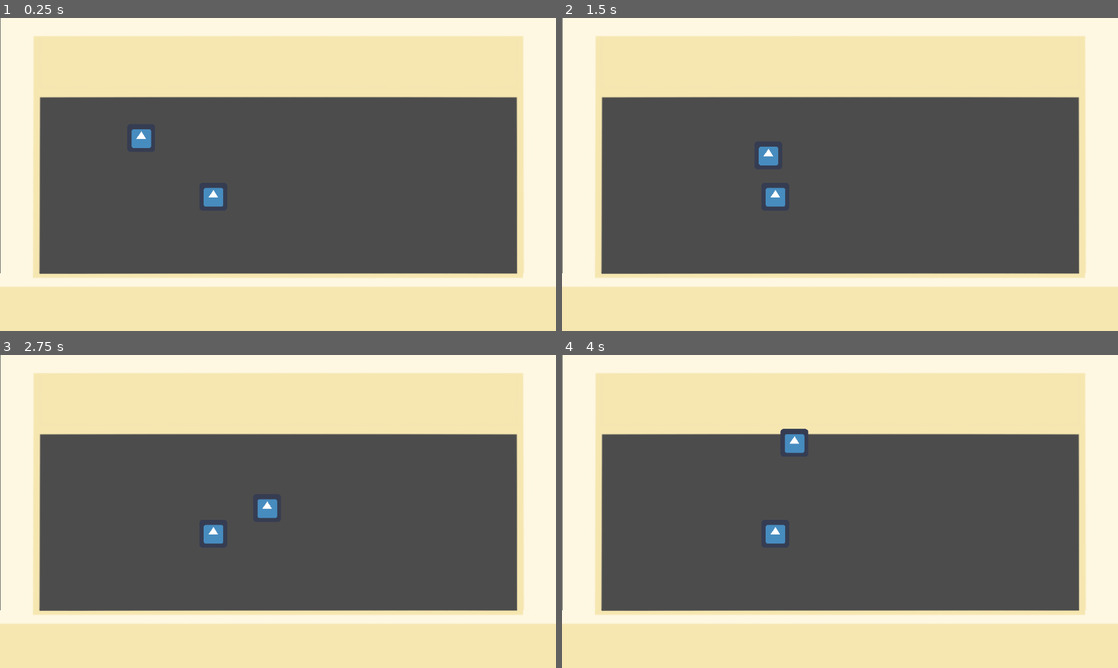
Above: before the commit, frames 1-4 (two rows, left to right).
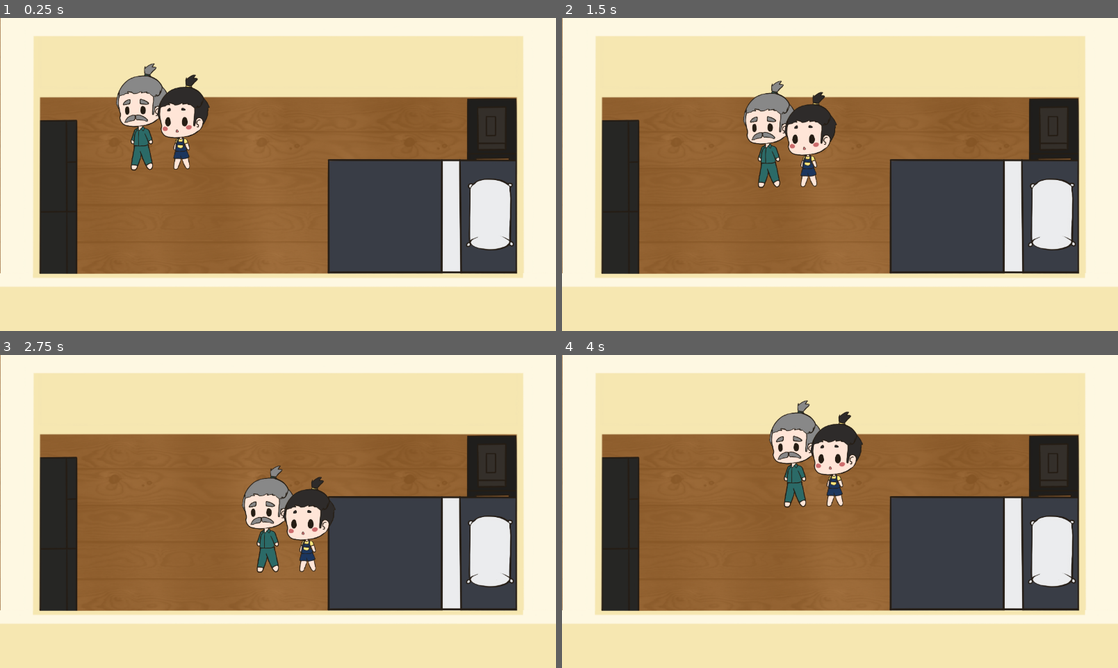
Above: after the commit, the same moments.

Repository: pcchiu96/Protocol-Phorest-1-A
Game: Godot game, scene res://Rooms/Room.tscn
Same seed, same stepped clock (60 frames per second), same inputs: the game is played once before the commit and once after it. The engine's default icon, where the game draws it, is replaced by a stand-in: a white triangle on a blue panel in a dark square.
Inputs (mouse positions are in pixels of both pictures, inside the frame that each line leads up to):
- Up to frame 1 (0.25 s): no input
- Up to frame 2 (1.5 s): tap Enter at 0.5 s; move the mouse to (962, 158) at 0.52 s; hold D (right) 0.53-1.28 s; move the mouse to (728, 190) at 1.27 s; hold S (down) from 1.28 s (still down)
- Up to frame 3 (2.75 s): move the mouse to (333, 442) at 2.02 s; release S (down) at 2.03 s; hold D (right) from 2.03 s (still down)
- Up to frame 4 (4 s): move the mouse to (812, 574) at 2.77 s; release D (right) at 2.78 s; hold W (up) 2.78-3.53 s; move the mouse to (1006, 558) at 3.52 s; hold A (left) from 3.53 s (still down)

The runs differ from the first frame. In frame 1, 40% of the frame differs, in the area x 0-93%, y 0-82%; in frame 2, 40%; in frame 3, 40%; in frame 4, 40%.

Commit message:
added old man and kid sprite

Diff:
--- a/Rooms/Room.tscn
+++ b/Rooms/Room.tscn
@@ -1,15 +1,59 @@
-[gd_scene load_steps=11 format=2]
+[gd_scene load_steps=20 format=2]
 
-[ext_resource path="res://icon.png" type="Texture" id=1]
+[ext_resource path="res://Assets/old-man-wlak-1.png" type="Texture" id=1]
 [ext_resource path="res://Player/Old Man.gd" type="Script" id=2]
 [ext_resource path="res://Assets/bedroom-top-and-sides.png" type="Texture" id=3]
 [ext_resource path="res://Assets/bedroom-bottom-wall.png" type="Texture" id=4]
+[ext_resource path="res://Assets/bedroom-floor.png" type="Texture" id=5]
+[ext_resource path="res://Assets/bedroom-bed.png" type="Texture" id=6]
+[ext_resource path="res://Assets/bedroom-alarm.png" type="Texture" id=7]
+[ext_resource path="res://Assets/bedroom-closet.png" type="Texture" id=8]
+[ext_resource path="res://Assets/kid-walk-1.png" type="Texture" id=9]
 
 [sub_resource type="RectangleShape2D" id=1]
-extents = Vector2( 30.5, 30.5 )
+extents = Vector2( 30, 40 )
 
-[sub_resource type="RectangleShape2D" id=2]
-extents = Vector2( 29, 29 )
+[sub_resource type="GDScript" id=12]
+script/source = "extends KinematicBody2D
+
+export (int) var speed = 200
+
+var screen_size
+var velocity = Vector2()
+
+func ready():
+	screen_size = get_viewport_rect().size
+
+func get_input():
+	#look_at(get_global_mouse_position())
+	velocity = Vector2()
+	if Input.is_action_pressed(\"right\"):
+		velocity.x += 1
+	if Input.is_action_pressed(\"left\"):
+		velocity.x -= 1
+	if Input.is_action_pressed(\"down\"):
+		velocity.y += 1
+	if Input.is_action_pressed(\"up\"):
+		velocity.y -= 1
+	velocity = velocity.normalized() * speed
+
+func _physics_process(delta):
+	get_input()
+	velocity = move_and_slide(velocity)
+
+"
+
+[sub_resource type="RectangleShape2D" id=13]
+extents = Vector2( 30, 40 )
+
+[sub_resource type="RectangleShape2D" id=9]
+extents = Vector2( 40, 174.25 )
+
+[sub_resource type="RectangleShape2D" id=10]
+extents = Vector2( 56, 67.5 )
+
+[sub_resource type="RectangleShape2D" id=11]
+extents = Vector2( 209.75, 124.875 )
 
 [sub_resource type="RectangleShape2D" id=7]
 extents = Vector2( 640, 75 )
@@ -26,7 +70,7 @@
 [node name="Room" type="Node2D"]
 
 [node name="Old Man" type="KinematicBody2D" parent="."]
-position = Vector2( 325, 276 )
+position = Vector2( 325, 277 )
 z_index = 1
 script = ExtResource( 2 )
 __meta__ = {
@@ -34,28 +78,79 @@
 }
 
 [node name="CollisionShape2D" type="CollisionShape2D" parent="Old Man"]
-position = Vector2( -0.5, -0.5 )
+position = Vector2( 0, 46 )
 shape = SubResource( 1 )
 
 [node name="Sprite" type="Sprite" parent="Old Man"]
 texture = ExtResource( 1 )
+centered = false
+offset = Vector2( -380, -260 )
 
-[node name="Static Object" type="StaticBody2D" parent="."]
-position = Vector2( 491, 411 )
+[node name="Kid" type="KinematicBody2D" parent="."]
+position = Vector2( 420, 303 )
+z_index = 1
+script = SubResource( 12 )
 __meta__ = {
 "_edit_group_": true
 }
 
-[node name="CollisionShape2D" type="CollisionShape2D" parent="Static Object"]
-shape = SubResource( 2 )
+[node name="CollisionShape2D" type="CollisionShape2D" parent="Kid"]
+position = Vector2( 0, 20 )
+shape = SubResource( 13 )
 
-[node name="Sprite" type="Sprite" parent="Static Object"]
-texture = ExtResource( 1 )
+[node name="Sprite" type="Sprite" parent="Kid"]
+texture = ExtResource( 9 )
+centered = false
+offset = Vector2( -380, -260 )
+
+[node name="Closet" type="StaticBody2D" parent="."]
+__meta__ = {
+"_edit_group_": true
+}
+
+[node name="CollisionShape2D" type="CollisionShape2D" parent="Closet"]
+position = Vector2( 138, 409 )
+shape = SubResource( 9 )
+
+[node name="Sprite" type="Sprite" parent="Closet"]
+texture = ExtResource( 8 )
+centered = false
+
+[node name="Alarm" type="StaticBody2D" parent="."]
+__meta__ = {
+"_edit_group_": true
+}
+
+[node name="CollisionShape2D" type="CollisionShape2D" parent="Alarm"]
+position = Vector2( 1133, 254.5 )
+shape = SubResource( 10 )
+
+[node name="Sprite" type="Sprite" parent="Alarm"]
+texture = ExtResource( 7 )
+centered = false
+
+[node name="Bed" type="StaticBody2D" parent="."]
+__meta__ = {
+"_edit_group_": true
+}
+
+[node name="CollisionShape2D" type="CollisionShape2D" parent="Bed"]
+position = Vector2( 969.75, 455.875 )
+shape = SubResource( 11 )
+
+[node name="Sprite" type="Sprite" parent="Bed"]
+texture = ExtResource( 6 )
+centered = false
 
 [node name="Borders" type="StaticBody2D" parent="."]
 __meta__ = {
 "_edit_group_": true
 }
+
+[node name="Floor" type="Sprite" parent="Borders"]
+z_index = -1
+texture = ExtResource( 5 )
+centered = false
 
 [node name="Top Wall" type="CollisionShape2D" parent="Borders"]
 position = Vector2( 641, 75 )
Binary file added: Assets/bedroom-bed.png
Not shown, added: Assets/bedroom-bed.png.import
Binary file added: Assets/kid-walk-1.png
Not shown, added: Assets/kid-walk-1.png.import
Binary file added: Assets/kid-walk-2.png
Not shown, added: Assets/kid-walk-2.png.import
Binary file added: Assets/old-man-walk-2.png
Not shown, added: Assets/old-man-walk-2.png.import
Binary file added: Assets/old-man-wlak-1.png
Not shown, added: Assets/old-man-wlak-1.png.import
Not shown, changed: .DS_Store
